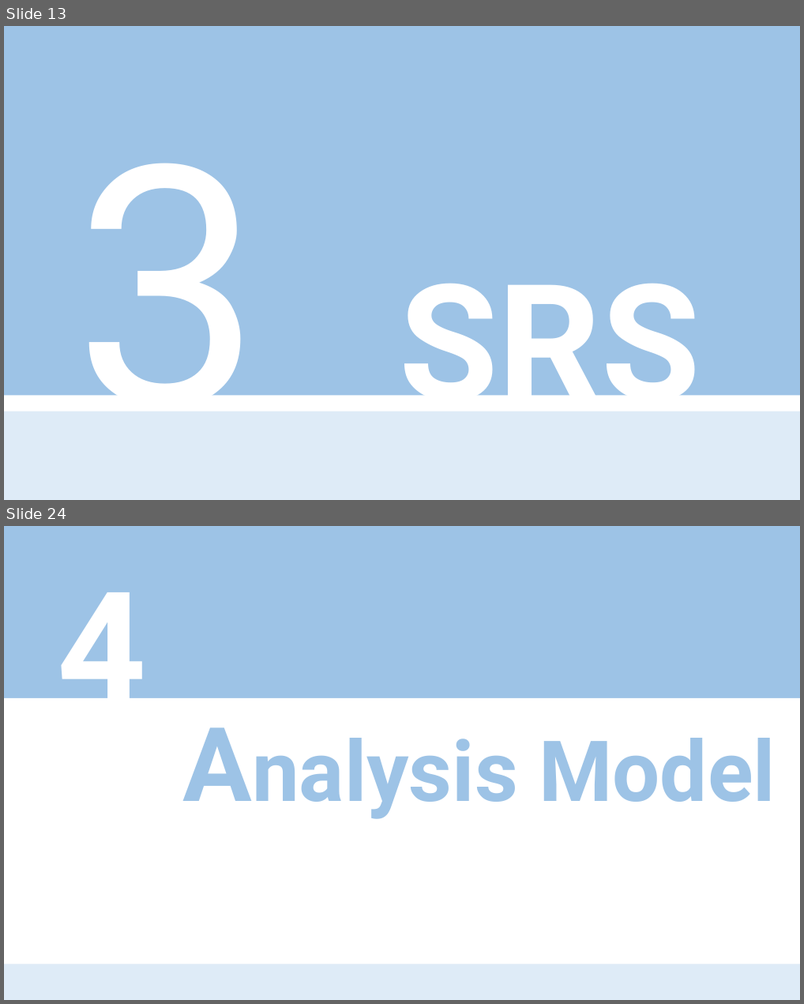
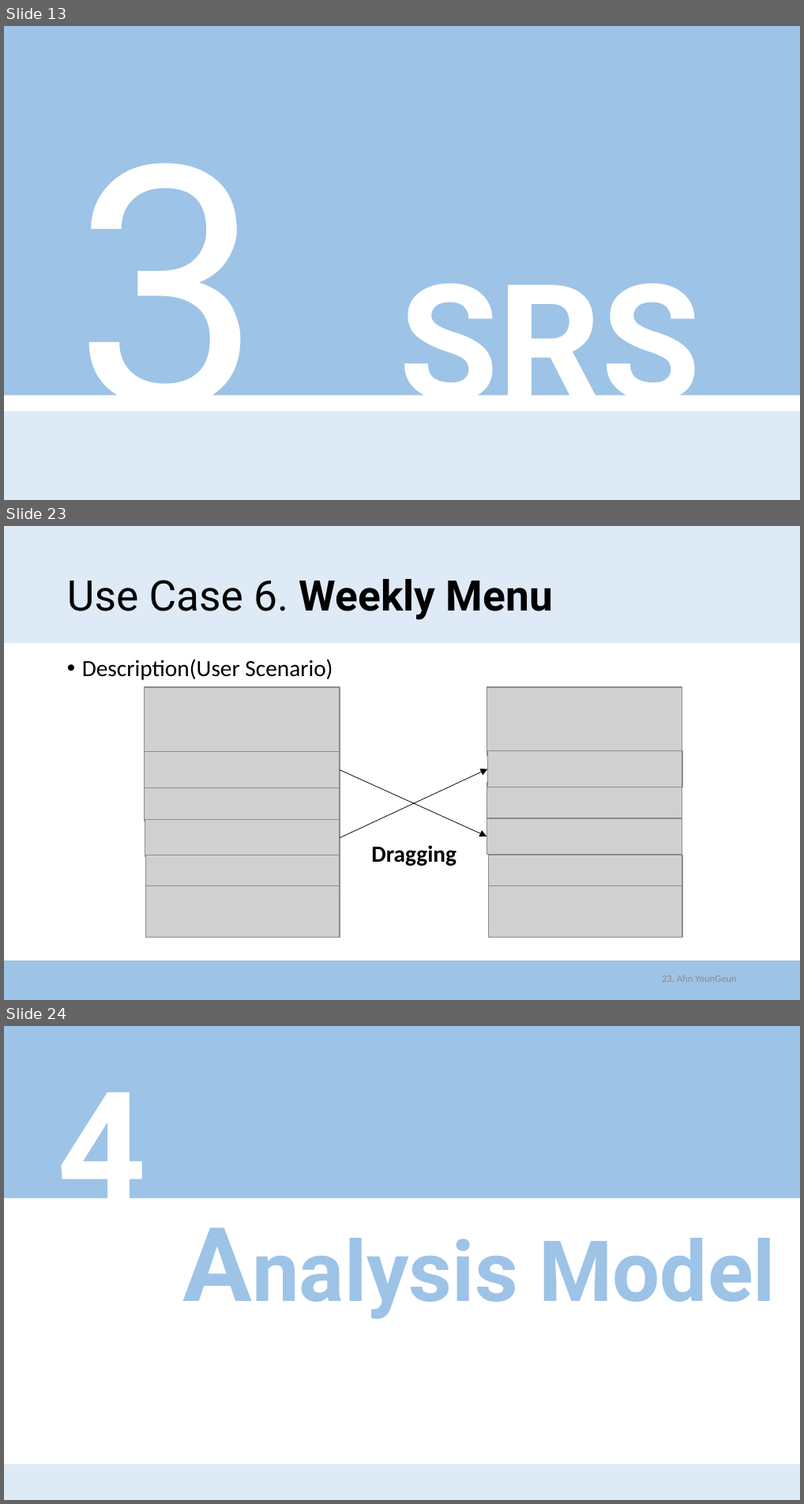
Before and after one commit to zeca9189/2016CSE406project, a slide deck: Intermediate Presentation/Presentation_AhnYounGeun.pptx. Shown one above the other, each under a label of ours: slides 13 and 24 before the commit, slides 13, 23 and 24 after it; the slides between them are not shown. The pictures are 804x1004 and 804x1504 pixels, drawn with LibreOffice and Linux fonts; fonts in the diff are those of the drawing; grey boxes stand for pictures. Boxes give left, top, right and bottom in pixels: in the first picture for what was removed or moved away, otherwise in the second. Text is boxed around its words. In the diff, an @@ line names an element or a change of style, - is before the commit and + after.

```diff
--- a/Intermediate Presentation/Presentation_AhnYounGeun.pptx
+++ b/Intermediate Presentation/Presentation_AhnYounGeun.pptx
@@ slide 23 added at bbox=[4, 526, 800, 1000], background #FFFFFF @@
@@ rectangle added at bbox=[4, 526, 800, 643], fill #DEEBF7 @@
@@ title added at bbox=[67, 579, 553, 620], 36 pt, text #000000, bold @@
+Use Case 6. Weekly Menu
@@ text added at bbox=[82, 659, 333, 680], 19.8 pt, text #000000 @@
+• Description(User Scenario)
@@ arrow added from (340, 769) to (487, 836), #000000 0.5 pt @@
@@ arrow added from (340, 838) to (487, 769), #000000 0.5 pt @@
@@ text added at bbox=[371, 845, 457, 866], 19.8 pt, text #000000, bold @@
+Dragging
@@ group added at bbox=[144, 687, 340, 936]: 6 pictures @@
@@ group added at bbox=[487, 687, 683, 936]: 6 pictures @@
@@ rectangle added at bbox=[4, 960, 800, 1000], fill #9DC3E6 @@
@@ page number added at bbox=[662, 975, 737, 982], 8.5 pt, text #8C8C8C @@
+23. Ahn YounGeun
```
Also in this commit, not shown: 8 slides changed, 8 other slides added, 15 slides removed, 17 other files.
